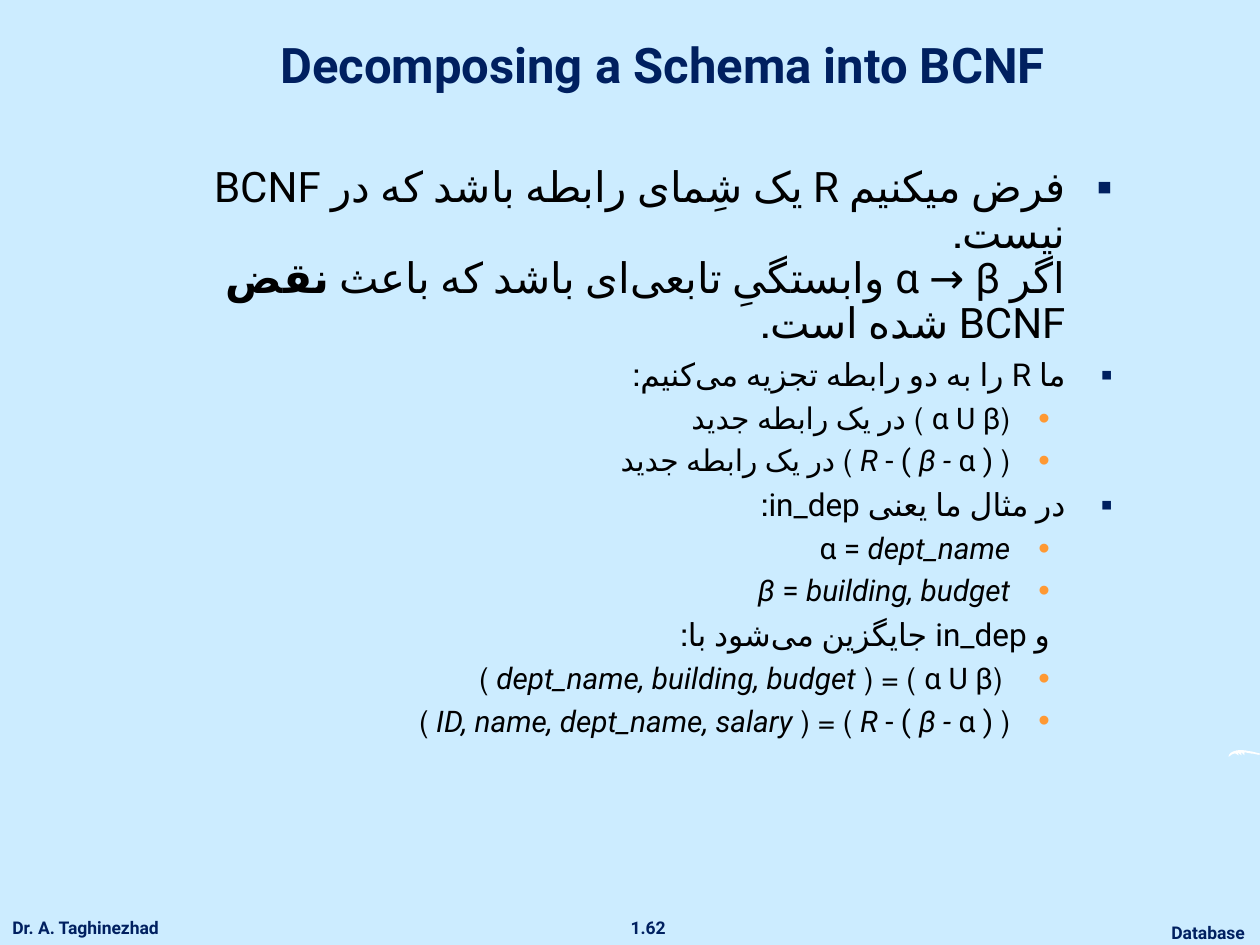
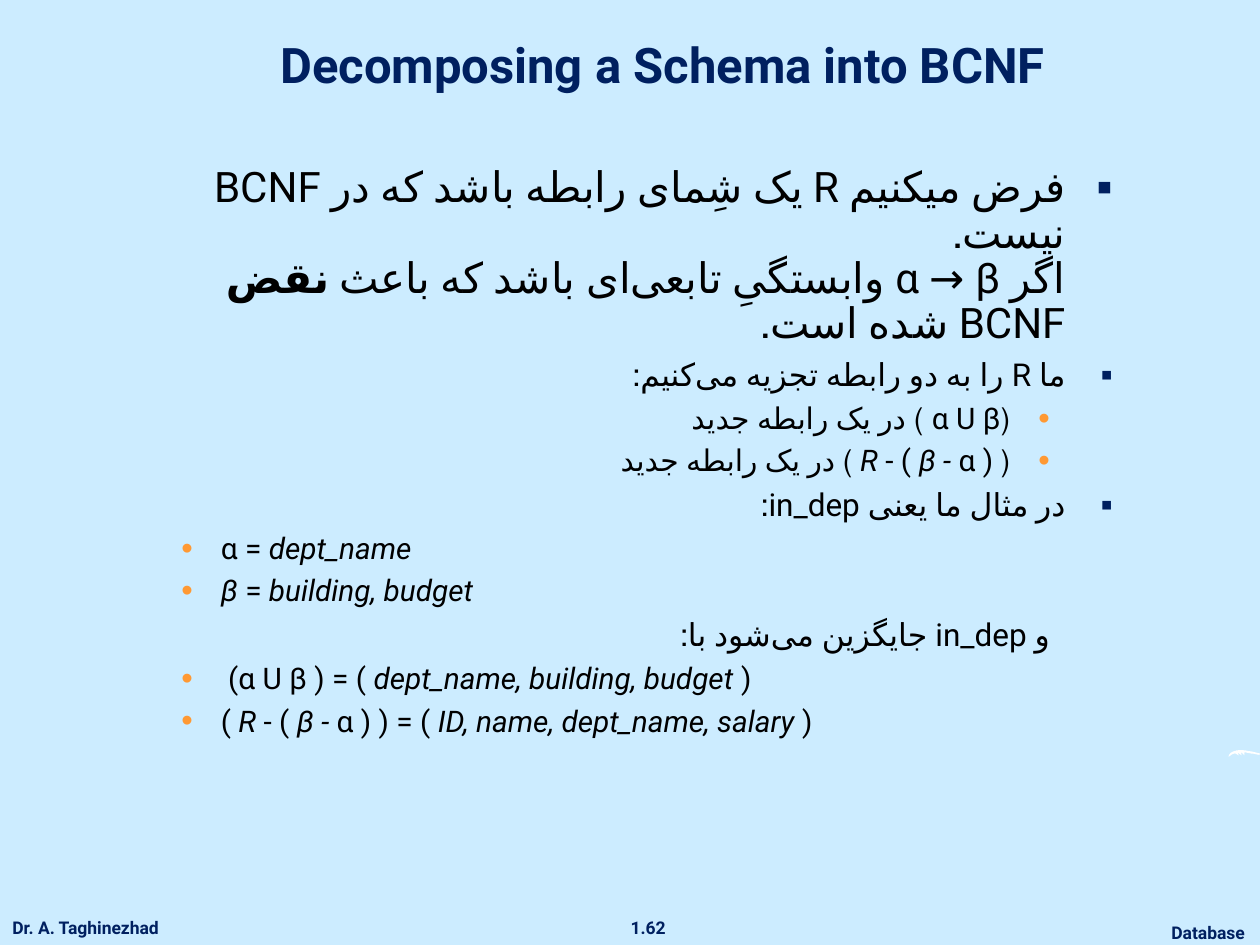
Before and after one commit to ataghinezhad/ataghinezhad.github.io, a slide deck: slide 62 of courses/downloads/temp/Database_Lec5.pptx. Drawn at 1260x945 pixels with LibreOffice and Linux fonts; fonts in the diff are those of the drawing; background and template pictures are left out. Boxes give left, top, right and bottom in pixels: in the first picture for what was removed or moved away, otherwise in the second. Text is boxed around its words. In the diff, an @@ line names an element or a change of style, - is before the commit and + after.

```diff
--- a/courses/downloads/temp/Database_Lec5.pptx
+++ b/courses/downloads/temp/Database_Lec5.pptx
@@ text at (221,536,794,739): alignment right to left @@
```
Also in this commit, not shown: 13 other slides changed, 3 slides removed, 1 other file.
